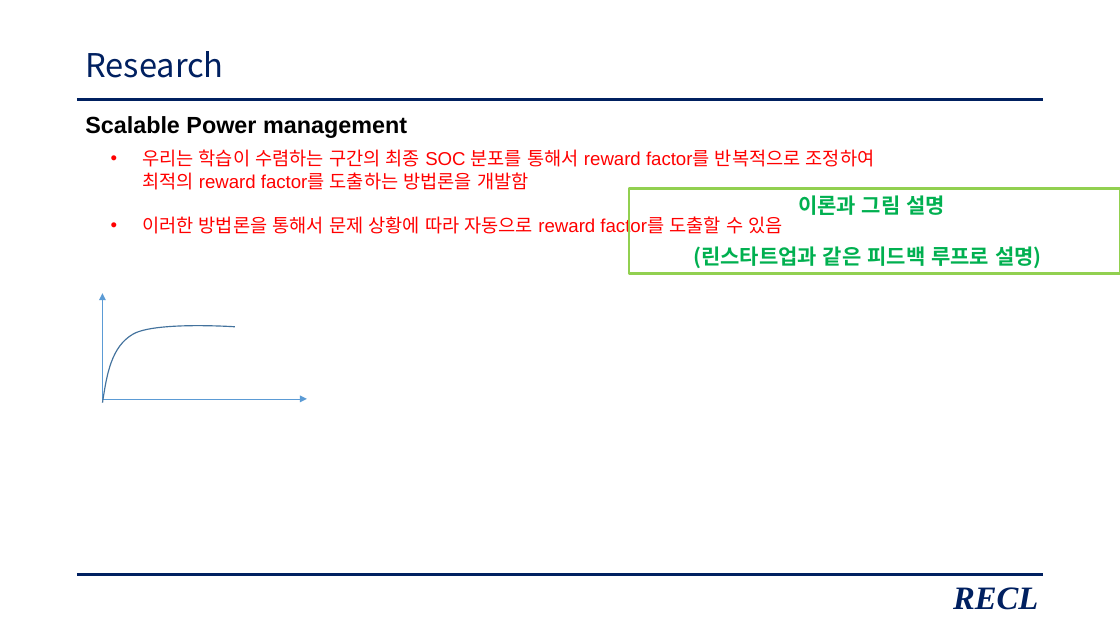
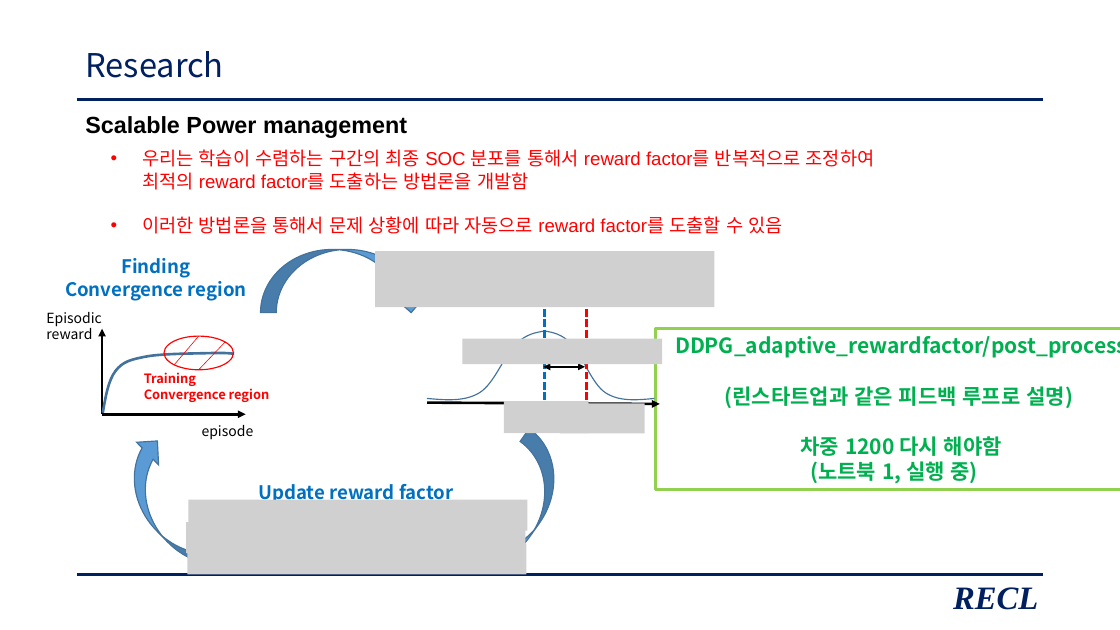
Before and after one commit to zidane89/experiment_essential, a slide deck: slide 31 of 발표자료_중안2.pptx. Drawn at 1120x630 pixels with LibreOffice and Linux fonts; fonts in the diff are those of the drawing; grey boxes stand for pictures. Boxes give left, top, right and bottom in pixels: in the first picture for what was removed or moved away, otherwise in the second. Text is boxed around its words. In the diff, an @@ line names an element or a change of style, - is before the commit and + after.

```diff
--- a/발표자료_중안2.pptx
+++ b/발표자료_중안2.pptx
@@ text added at box(65, 258, 247, 301), 16 pt, text #0070C0, bold @@
+Finding
+Convergence region
@@ curved down arrow added at box(260, 250, 427, 313), fill #5B9BD5, outline #43739E 1 pt @@
@@ picture added at box(376, 251, 715, 308) @@
@@ arrow moved from (103, 399) - (103, 293) to (103, 414) - (103, 329) @@
@@ arrow (103, 414) - (103, 329): stroke #5B9BD5 0.5 pt to #000000 2.25 pt @@
@@ line added from (545, 309) to (545, 402), #0070C0 2.25 pt dashed @@
@@ line added from (586, 309) to (586, 402), #FF0000 2.25 pt dashed @@
@@ rectangle "DDPG_adaptive_rewardfactor/post_process": place and size @@
-rectangle "DDPG_adaptive_rewardfactor/post_process" at box(629, 189, 1120, 274)
+rectangle "DDPG_adaptive_rewardfactor/post_process" at box(656, 329, 1120, 490)
@@ freeform shape: place and size @@
-freeform shape at box(103, 326, 235, 403)
+freeform shape at box(103, 353, 234, 413)
@@ freeform shape at box(103, 353, 234, 413): outline #43739E 1 pt to #43739E 2.25 pt @@
@@ freeform shape added at box(427, 331, 544, 400), outline #43739E 1 pt @@
@@ picture added at box(463, 339, 663, 364) @@
@@ freeform shape added at box(545, 331, 655, 400), outline #43739E 1 pt @@
@@ text in rectangle at box(675, 336, 1120, 483): text changed @@
-이론과 그림 설명
-(린스타트업과 같은 피드백 루프로 설명)
+DDPG_adaptive_rewardfactor/post_process
+(린스타트업과 같은 피드백 루프로 설명)
+차중 1200 다시 해야함
+(노트북 1, 실행 중)
@@ group added at box(46, 312, 270, 440): 3 texts, 2 lines, 1 ellipse @@
+episode
+Episodic
+reward
+Training
+Convergence region
@@ double arrow added from (544, 367) to (586, 367), #000000 1.5 pt @@
@@ arrow moved from (103, 399) - (307, 399) to (103, 414) - (245, 414) @@
@@ arrow (103, 414) - (245, 414): stroke #5B9BD5 0.5 pt to #000000 2.25 pt @@
@@ arrow added from (427, 402) to (660, 404), #000000 2.25 pt @@
@@ picture added at box(504, 402, 589, 434) @@
@@ picture added at box(560, 403, 645, 434) @@
@@ curved down arrow added at box(101, 430, 262, 593), fill #5B9BD5, outline #43739E 1 pt @@
@@ curved down arrow added at box(433, 429, 581, 601), fill #5B9BD5, outline #43739E 1 pt @@
@@ picture added at box(188, 500, 528, 531) @@
@@ text added at box(258, 480, 453, 500), 16 pt, text #0070C0, bold @@
+Update reward factor
@@ picture added at box(187, 523, 526, 554) @@
@@ picture added at box(187, 544, 527, 575) @@
```
Also in this commit, not shown: 12 other slides changed, 1 slide added.
